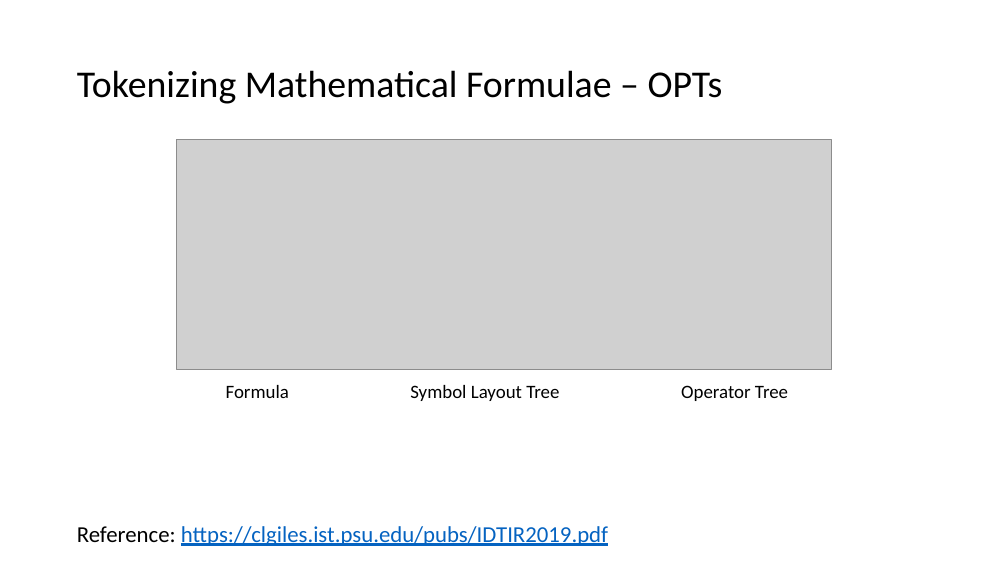
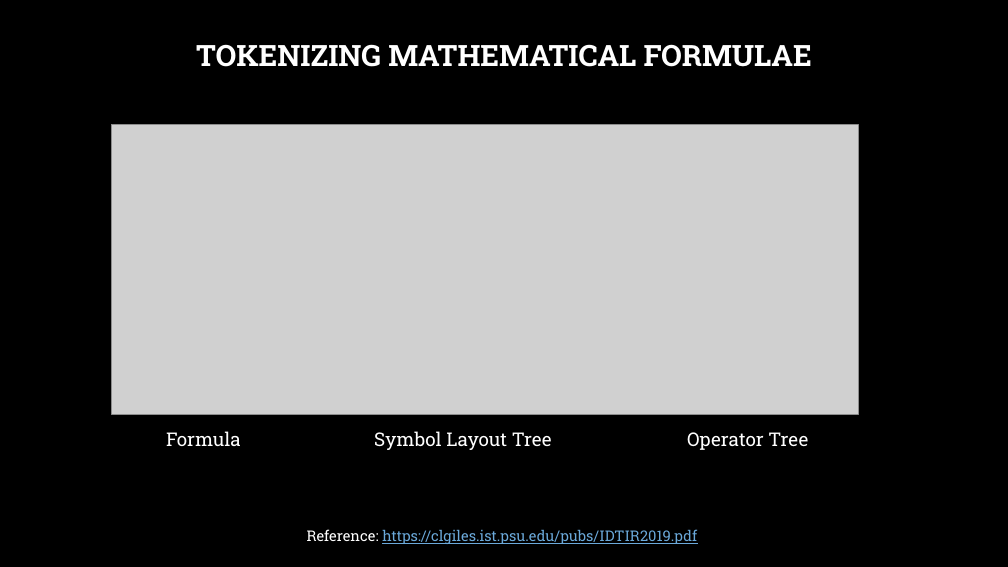
Before and after one commit to pure0022/math-IR-ARQMath-CompuBERT, a slide deck: slide 13 of Math Information Retrieval.pptx (slide 14 before the commit). Drawn at 1008x567 pixels with LibreOffice and Linux fonts; fonts in the diff are those of the drawing; grey boxes stand for pictures; background and template pictures are left out. Boxes give left, top, right and bottom in pixels: in the first picture for what was removed or moved away, otherwise in the second. Text is boxed around its words. In the diff, an @@ line names an element or a change of style, - is before the commit and + after.

```diff
--- a/Math Information Retrieval.pptx
+++ b/Math Information Retrieval.pptx
@@ background #FFFFFF to picture (left out) @@
@@ title at bbox=[196, 44, 812, 67]: text changed; size 36 to 28 pt; font Calibri to Roboto Slab; text colour #000000 to #FFFFFF; bold on @@
-Tokenizing Mathematical Formulae – OPTs
+TOKENIZING MATHEMATICAL FORMULAE
@@ picture: place and size @@
-picture at bbox=[177, 140, 832, 369]
+picture at bbox=[112, 125, 858, 415]
@@ font Calibri to Roboto Slab, text colour #000000 to #FFFFFF in 3 elements at bbox=[687, 432, 808, 450], bbox=[374, 431, 552, 450], bbox=[166, 431, 241, 446] @@
@@ text "Formula": place and size @@
-text "Formula" at bbox=[226, 385, 289, 398]
+text "Formula" at bbox=[166, 431, 241, 446]
@@ text "Symbol Layout Tree": place and size @@
-text "Symbol Layout Tree" at bbox=[410, 385, 559, 401]
+text "Symbol Layout Tree" at bbox=[374, 431, 552, 450]
@@ text "Operator Tree": place and size @@
-text "Operator Tree" at bbox=[681, 385, 788, 401]
+text "Operator Tree" at bbox=[687, 432, 808, 450]
@@ text "Reference: https://clgiles.ist.psu.edu/pubs/IDTIR2019.pdf" at bbox=[307, 529, 697, 544]: size 21.7 to 14 pt, font Calibri to Roboto Slab; text colour #000000 to #FFFFFF in "Reference:"; text colour #0563C1 to #6BA9DA in "https://clgiles.ist.psu.edu/pubs/IDTIR2019.pdf"; alignment left to centre; line spacing 0.7 to 1 @@
```
Also in this commit, not shown: 17 other slides changed, 4 slides added, 1 slide removed, 3 other files.
